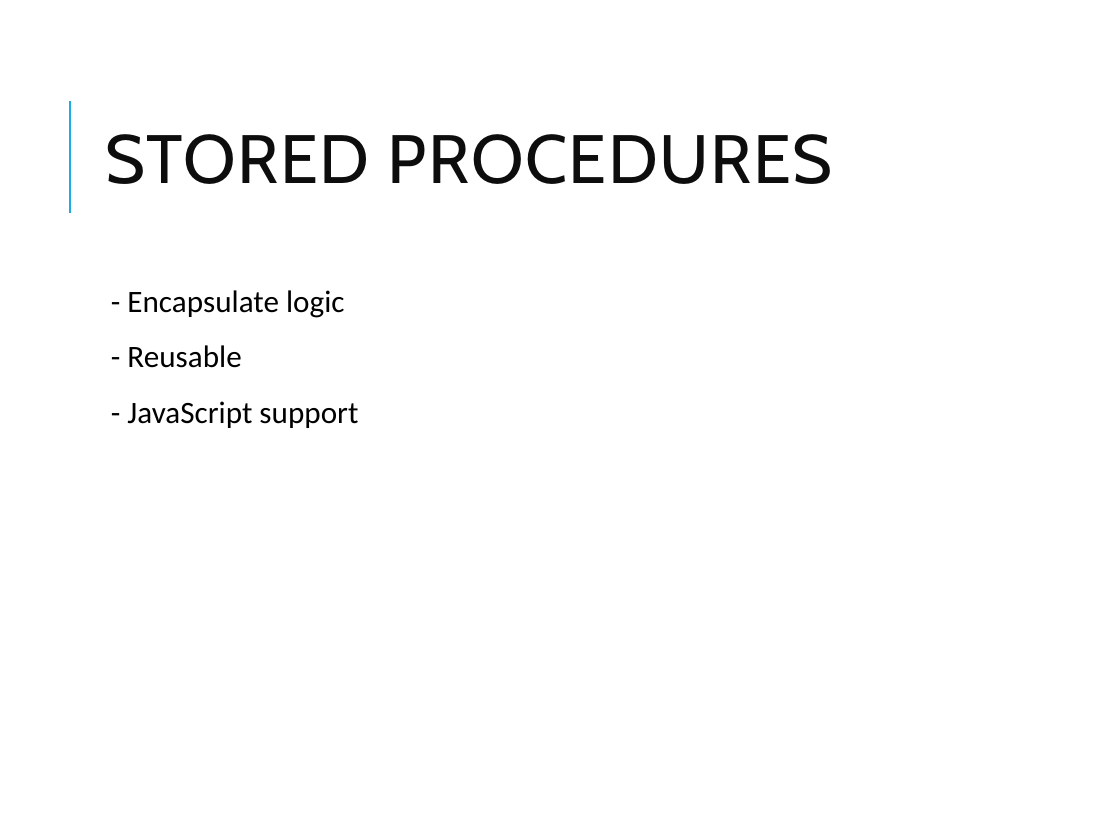
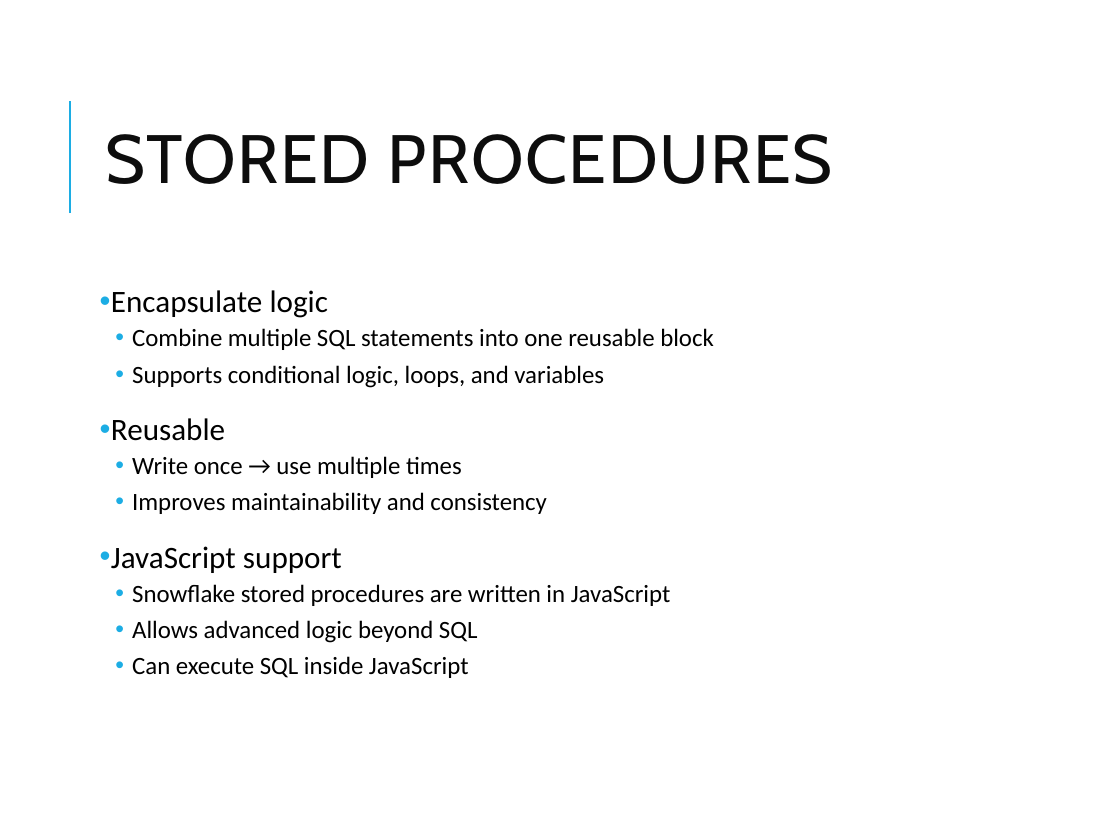
Before and after one commit to vikash-verma-profile/DE-Sig-March-2026, a slide deck: slide 23 of Week-2/Day-5/Snowflake_Modules_4_6.pptx (slide 20 before the commit). Drawn at 1120x840 pixels with LibreOffice and Linux fonts; fonts in the diff are those of the drawing. Boxes give left, top, right and bottom in pixels: in the first picture for what was removed or moved away, otherwise in the second. Text is boxed around its words. In the diff, an @@ line names an element or a change of style, - is before the commit and + after.

```diff
--- a/Week-2/Day-5/Snowflake_Modules_4_6.pptx
+++ b/Week-2/Day-5/Snowflake_Modules_4_6.pptx
@@ text at [111,290,714,678]: text changed; size 20 to 16 pt @@
-  - Encapsulate logic
-  - Reusable
-  - JavaScript support
+• Encapsulate logic
+  • Combine multiple SQL statements into one reusable block
+  • Supports conditional logic, loops, and variables
+• Reusable
+  • Write once → use multiple times
+  • Improves maintainability and consistency
+• JavaScript support
+  • Snowflake stored procedures are written in JavaScript
+  • Allows advanced logic beyond SQL
+  • Can execute SQL inside JavaScript
```
Also in this commit, not shown: 19 other slides changed, 5 slides added, 23 other files.
